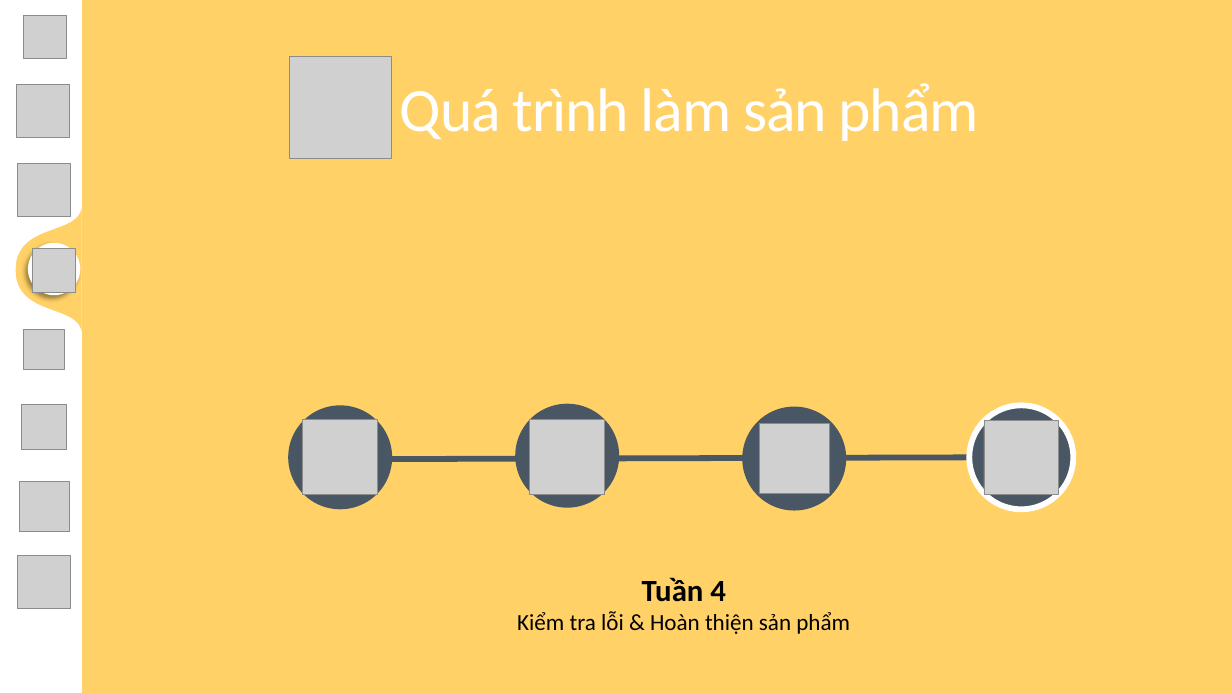
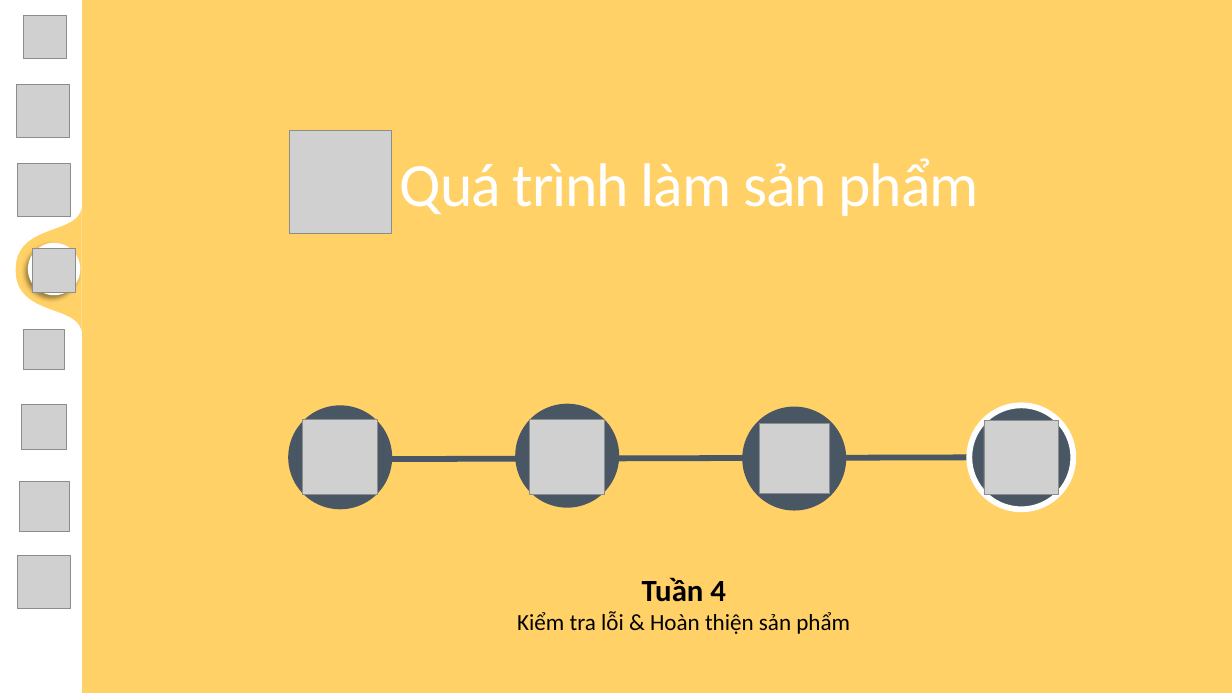
Before and after one commit to MaiNgocChau9/Python-App-A-, a slide deck: slide 14 of SPCK/SPCK.pptx. Drawn at 1232x693 pixels with LibreOffice and Linux fonts; fonts in the diff are those of the drawing; grey boxes stand for pictures; background and template pictures are left out. Boxes give left, top, right and bottom in pixels: in the first picture for what was removed or moved away, otherwise in the second. Text is boxed around its words. In the diff, an @@ line names an element or a change of style, - is before the commit and + after.

```diff
--- a/SPCK/SPCK.pptx
+++ b/SPCK/SPCK.pptx
@@ picture: place and size @@
-picture at <box>290,56,393,159</box>
+picture at <box>290,131,393,234</box>
@@ text "Quá trình làm sản phẩm": place and size @@
-text "Quá trình làm sản phẩm" at <box>400,83,979,141</box>
+text "Quá trình làm sản phẩm" at <box>400,158,979,216</box>
```
Also in this commit, not shown: 3 other slides changed, 1 other file.
